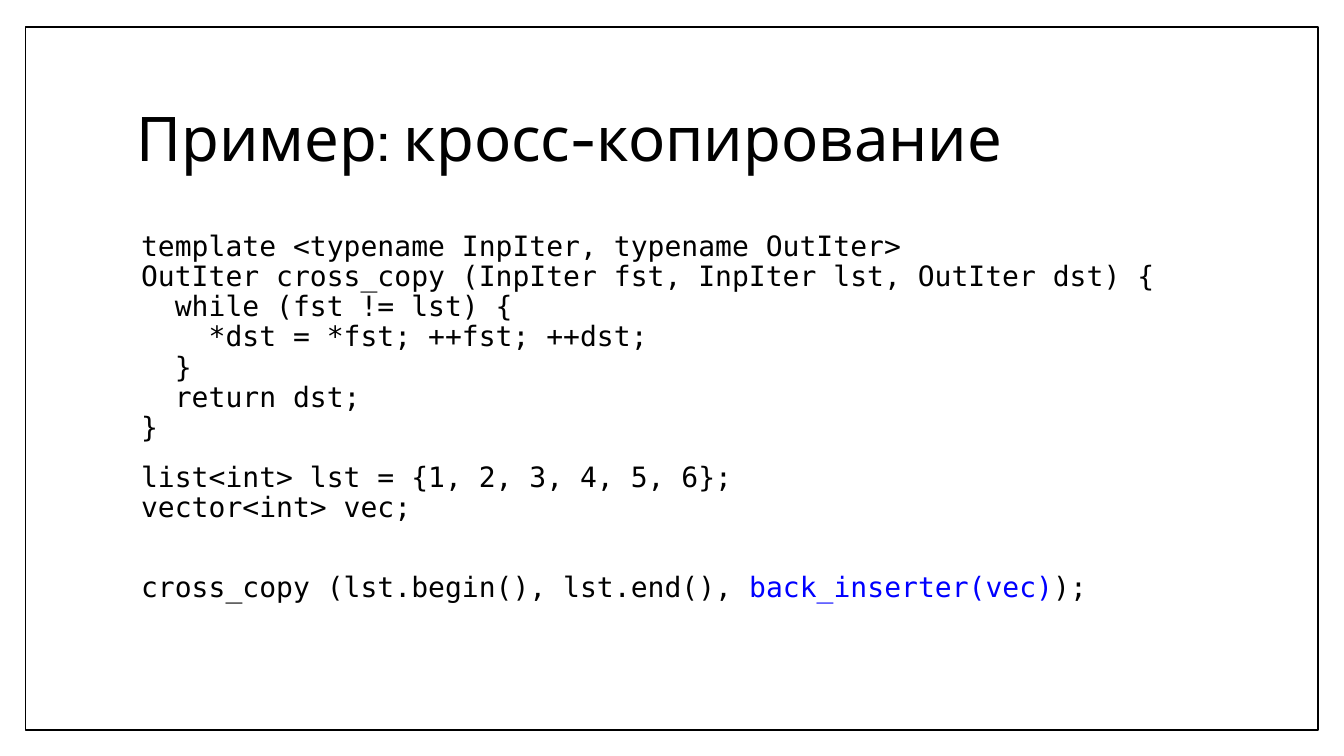
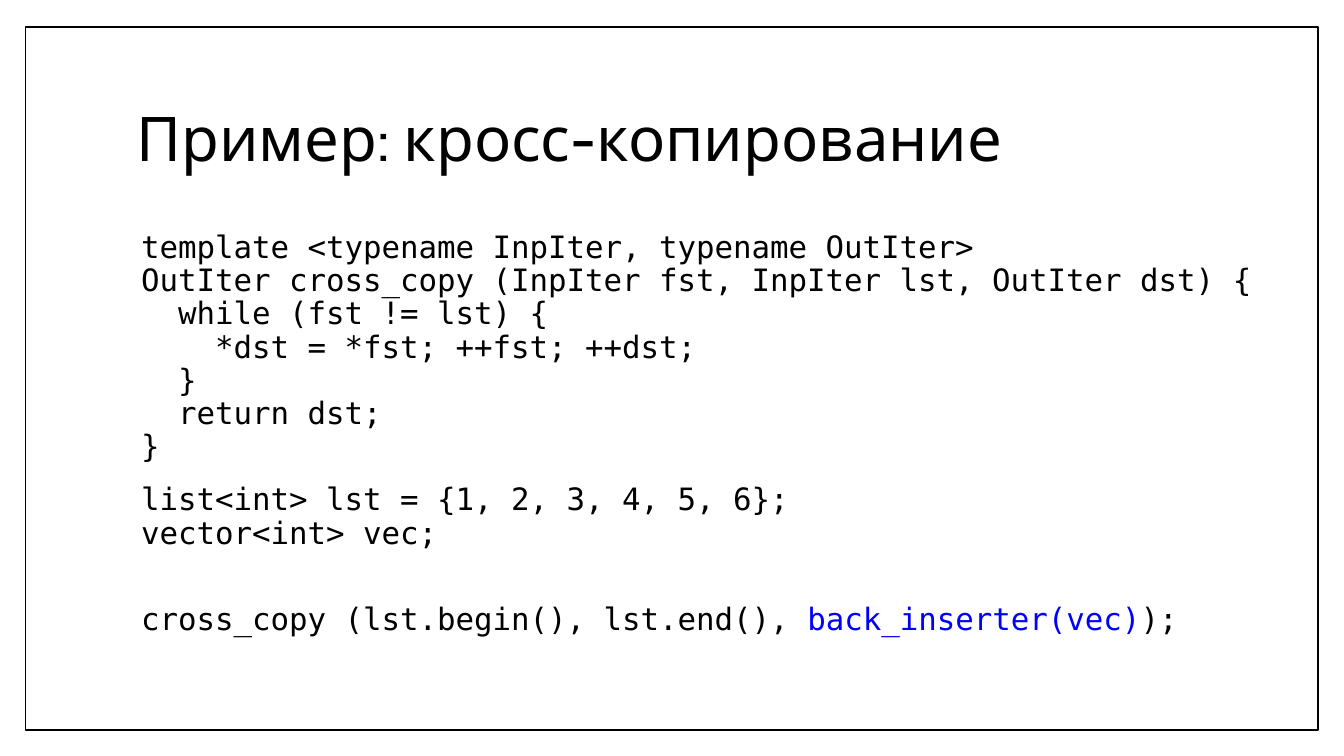
Before and after one commit to MIPT-ILab/cpp-lects-rus, a slide deck: slide 50 of slides/lec2-10-iterators.pptx (slide 20 before the commit). Drawn at 1344x756 pixels with LibreOffice and Linux fonts; fonts in the diff are those of the drawing. Boxes give left, top, right and bottom in pixels: in the first picture for what was removed or moved away, otherwise in the second. Text is boxed around its words. In the diff, an @@ line names an element or a change of style, - is before the commit and + after.

```diff
--- a/slides/lec2-10-iterators.pptx
+++ b/slides/lec2-10-iterators.pptx
@@ text "template <typename InpIter, typename OutIter> ..." at <box>141,234,1214,637</box>: size 20 to 22 pt @@
```
Also in this commit, not shown: 17 other slides changed, 33 slides added, 1 slide removed, 28 other files.
